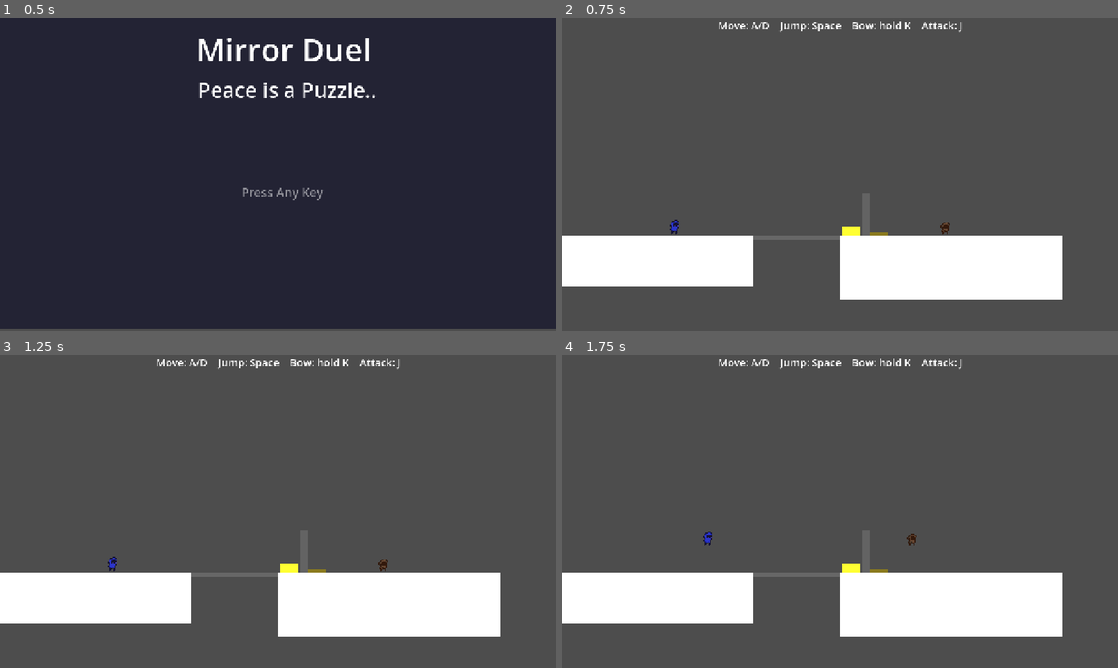
Above: before the commit, frames 1-4 (two rows, left to right).
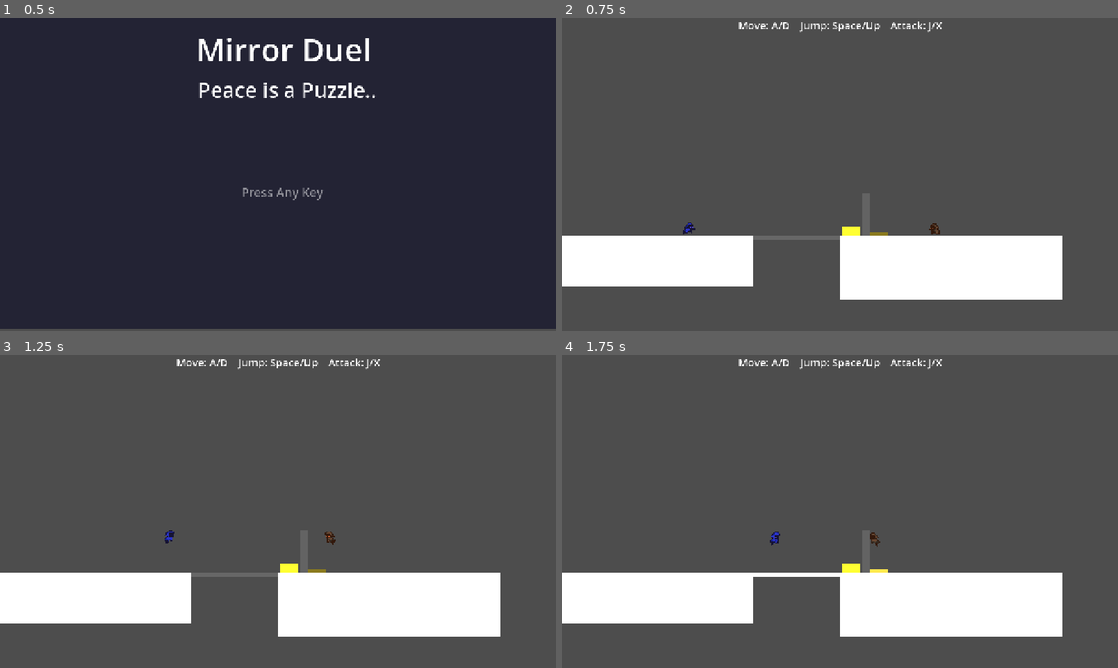
Above: after the commit, the same moments.

Repository: agn17/Mirror-Duel
Game: Godot game, scene res://Scenes/title.tscn
Two runs of this game, one before a commit and one after it. Both use one fixed random seed, a clock stepped at 60 frames per second and the inputs below.
Inputs:
- Up to frame 1 (0.5 s): no input
- Up to frame 2 (0.75 s): tap Enter at 0.5 s; hold D (move_right) from 0.53 s (still down); hold K (bow) from 0.53 s (still down); tap X (attack) at 0.6 s
- Up to frame 3 (1.25 s): keep holding D (move_right); keep holding K (bow); tap W (jump) at 0.77, 1.07 s
- Up to frame 4 (1.75 s): keep holding D (move_right); release K (bow) at 1.28 s; tap K (bow) at 1.35 s; tap W (jump) at 1.52, 1.55 s

Frame 1 is identical in both runs. In frame 2, 0.8% of the frame differs, in the area x 19-72%, y 1-70%; in frame 3, 0.8%; in frame 4, 1.0%, in the area x 25-72%, y 1-71%.

Commit message:
SFX and Title UI

Diff:
--- a/Scenes/fighter.tscn
+++ b/Scenes/fighter.tscn
@@ -2,6 +2,24 @@
 
 [ext_resource type="Script" uid="uid://cglv5d7mfbtst" path="res://Scripts/fighter.gd" id="1_3dnt7"]
 [ext_resource type="Texture2D" uid="uid://c43ngrd016e5e" path="res://Assets/platformer_metroidvania asset pack v1.01/herochar sprites(new)/herochar_spritesheet(new).png" id="1_huaqb"]
+[ext_resource type="Texture2D" uid="uid://bmxp2fk8f3w8b" path="res://Assets/platformer_metroidvania asset pack v1.01/herochar sprites(new)/herochar_attack_anim_strip_4(new).png" id="2_lx80f"]
+[ext_resource type="AudioStream" uid="uid://cu4ehee1jhxny" path="res://Sounds/freesound_community-running-in-grass-6237 (mp3cut.net).mp3" id="4_6p8wg"]
+
+[sub_resource type="AtlasTexture" id="AtlasTexture_3h1uq"]
+atlas = ExtResource("2_lx80f")
+region = Rect2(0, 0, 16, 16)
+
+[sub_resource type="AtlasTexture" id="AtlasTexture_mudqe"]
+atlas = ExtResource("2_lx80f")
+region = Rect2(16, 0, 16, 16)
+
+[sub_resource type="AtlasTexture" id="AtlasTexture_lnehm"]
+atlas = ExtResource("2_lx80f")
+region = Rect2(32, 0, 16, 16)
+
+[sub_resource type="AtlasTexture" id="AtlasTexture_dpe6r"]
+atlas = ExtResource("2_lx80f")
+region = Rect2(48, 0, 16, 16)
 
 [sub_resource type="AtlasTexture" id="AtlasTexture_3dnt7"]
 atlas = ExtResource("1_huaqb")
@@ -19,8 +37,61 @@
 atlas = ExtResource("1_huaqb")
 region = Rect2(48, 80, 16, 16)
 
+[sub_resource type="AtlasTexture" id="AtlasTexture_khrw8"]
+atlas = ExtResource("1_huaqb")
+region = Rect2(0, 112, 16, 16)
+
+[sub_resource type="AtlasTexture" id="AtlasTexture_0wtf0"]
+atlas = ExtResource("1_huaqb")
+region = Rect2(16, 112, 16, 16)
+
+[sub_resource type="AtlasTexture" id="AtlasTexture_0remu"]
+atlas = ExtResource("1_huaqb")
+region = Rect2(32, 112, 16, 16)
+
+[sub_resource type="AtlasTexture" id="AtlasTexture_m668j"]
+atlas = ExtResource("1_huaqb")
+region = Rect2(0, 16, 16, 16)
+
+[sub_resource type="AtlasTexture" id="AtlasTexture_bw1cg"]
+atlas = ExtResource("1_huaqb")
+region = Rect2(16, 16, 16, 16)
+
+[sub_resource type="AtlasTexture" id="AtlasTexture_q03vb"]
+atlas = ExtResource("1_huaqb")
+region = Rect2(32, 16, 16, 16)
+
+[sub_resource type="AtlasTexture" id="AtlasTexture_2tash"]
+atlas = ExtResource("1_huaqb")
+region = Rect2(48, 16, 16, 16)
+
+[sub_resource type="AtlasTexture" id="AtlasTexture_4xbd2"]
+atlas = ExtResource("1_huaqb")
+region = Rect2(64, 16, 16, 16)
+
+[sub_resource type="AtlasTexture" id="AtlasTexture_neouj"]
+atlas = ExtResource("1_huaqb")
+region = Rect2(80, 16, 16, 16)
+
 [sub_resource type="SpriteFrames" id="SpriteFrames_w5glg"]
 animations = [{
+"frames": [{
+"duration": 1.0,
+"texture": SubResource("AtlasTexture_3h1uq")
+}, {
+"duration": 1.0,
+"texture": SubResource("AtlasTexture_mudqe")
+}, {
+"duration": 1.0,
+"texture": SubResource("AtlasTexture_lnehm")
+}, {
+"duration": 1.0,
+"texture": SubResource("AtlasTexture_dpe6r")
+}],
+"loop": 1,
+"name": &"attack",
+"speed": 5.0
+}, {
 "frames": [{
 "duration": 1.0,
 "texture": SubResource("AtlasTexture_3dnt7")
@@ -35,8 +106,45 @@
 "texture": SubResource("AtlasTexture_enrk2")
 }],
 "loop": 1,
-"name": &"default",
+"name": &"idle",
 "speed": 5.0
+}, {
+"frames": [{
+"duration": 1.0,
+"texture": SubResource("AtlasTexture_khrw8")
+}, {
+"duration": 1.0,
+"texture": SubResource("AtlasTexture_0wtf0")
+}, {
+"duration": 1.0,
+"texture": SubResource("AtlasTexture_0remu")
+}],
+"loop": 1,
+"name": &"jump",
+"speed": 5.0
+}, {
+"frames": [{
+"duration": 1.0,
+"texture": SubResource("AtlasTexture_m668j")
+}, {
+"duration": 1.0,
+"texture": SubResource("AtlasTexture_bw1cg")
+}, {
+"duration": 1.0,
+"texture": SubResource("AtlasTexture_q03vb")
+}, {
+"duration": 1.0,
+"texture": SubResource("AtlasTexture_2tash")
+}, {
+"duration": 1.0,
+"texture": SubResource("AtlasTexture_4xbd2")
+}, {
+"duration": 1.0,
+"texture": SubResource("AtlasTexture_neouj")
+}],
+"loop": 1,
+"name": &"run",
+"speed": 7.0
 }]
 
 [sub_resource type="CapsuleShape2D" id="CapsuleShape2D_gnj45"]
@@ -56,8 +164,8 @@
 [node name="Body" type="AnimatedSprite2D" parent="." unique_id=1273138203]
 scale = Vector2(2, 2)
 sprite_frames = SubResource("SpriteFrames_w5glg")
-frame = 3
-frame_progress = 0.31353447
+animation = &"attack"
+autoplay = "idle"
 offset = Vector2(0, -11)
 
 [node name="CollisionShape2D" type="CollisionShape2D" parent="." unique_id=1736040572]
@@ -82,3 +190,6 @@
 [node name="CollisionShape2D" type="CollisionShape2D" parent="Hitbox" unique_id=1771546542]
 shape = SubResource("RectangleShape2D_3dnt7")
 debug_color = Color(0.8245359, 0.38539654, 0.2860556, 0.41960785)
+
+[node name="StepSound" type="AudioStreamPlayer2D" parent="." unique_id=115790794]
+stream = ExtResource("4_6p8wg")
--- a/Scenes/level.tscn
+++ b/Scenes/level.tscn
@@ -5,6 +5,11 @@
 [ext_resource type="PackedScene" uid="uid://ehs7wn8v0tns" path="res://Scenes/Player.tscn" id="1_k5f4k"]
 [ext_resource type="Script" uid="uid://x3pvdawbg6dr" path="res://Scripts/level.gd" id="1_wqkje"]
 [ext_resource type="PackedScene" uid="uid://bf5jxq3xcaljw" path="res://Scenes/MirrorEnemy.tscn" id="2_6phgx"]
+[ext_resource type="AudioStream" uid="uid://eyrt76c54nuh" path="res://Sounds/lumora_studios-pixel-jump-319167.mp3" id="6_oqgf2"]
+[ext_resource type="AudioStream" uid="uid://q1i8ycdcehmi" path="res://Sounds/universfield-punch-impact-hit-567196 (1).mp3" id="7_qxfql"]
+[ext_resource type="AudioStream" uid="uid://yv2duc0qf7fl" path="res://Sounds/hurt.wav" id="8_ha31o"]
+[ext_resource type="AudioStream" uid="uid://br8uhj1m6xopl" path="res://Sounds/milanwulf-click-button-166324.mp3" id="9_pa6b8"]
+[ext_resource type="AudioStream" uid="uid://dmvw2ld185wl3" path="res://Sounds/universfield-game-bonus-02-294436.mp3" id="10_crh0w"]
 
 [sub_resource type="RectangleShape2D" id="RectangleShape2D_51e2h"]
 size = Vector2(440, 118)
@@ -29,6 +34,15 @@
 
 [node name="Level" type="Node2D" unique_id=1198996697]
 script = ExtResource("1_wqkje")
+
+[node name="Player" parent="." unique_id=1092957045 instance=ExtResource("1_k5f4k")]
+position = Vector2(250, 500)
+
+[node name="MirrorEnemy" parent="." unique_id=194339338 instance=ExtResource("2_6phgx")]
+position = Vector2(900, 500)
+
+[node name="Camera2D" type="Camera2D" parent="." unique_id=1274568679]
+anchor_mode = 0
 
 [node name="Groundleft" type="StaticBody2D" parent="." unique_id=231598618]
 collision_mask = 0
@@ -122,22 +136,7 @@
 position = Vector2(576, 730)
 shape = SubResource("RectangleShape2D_0f350")
 
-[node name="Player" parent="." unique_id=1092957045 instance=ExtResource("1_k5f4k")]
-position = Vector2(250, 500)
-
-[node name="MirrorEnemy" parent="." unique_id=194339338 instance=ExtResource("2_6phgx")]
-position = Vector2(900, 500)
-
 [node name="UI" type="CanvasLayer" parent="." unique_id=481550289]
-
-[node name="Message" type="Label" parent="UI" unique_id=1471647646]
-offset_left = 540.0
-offset_top = 229.0
-offset_right = 580.0
-offset_bottom = 296.0
-theme_override_font_sizes/font_size = 48
-horizontal_alignment = 1
-vertical_alignment = 1
 
 [node name="Hint" type="Label" parent="UI" unique_id=526275167]
 anchors_preset = 5
@@ -149,17 +148,49 @@
 grow_horizontal = 2
 theme_override_font_sizes/font_size = 24
 
-[node name="Camera2D" type="Camera2D" parent="." unique_id=1274568679]
-anchor_mode = 0
+[node name="Dim" type="ColorRect" parent="UI" unique_id=253266732]
+anchors_preset = 15
+anchor_right = 1.0
+anchor_bottom = 1.0
+grow_horizontal = 2
+grow_vertical = 2
+mouse_filter = 2
+color = Color(0.029506557, 0.029506557, 0.029506557, 1)
+
+[node name="Winbox" type="VBoxContainer" parent="UI" unique_id=1548888633]
+visible = false
+offset_top = 3.0
+offset_right = 446.0
+offset_bottom = 134.0
+alignment = 1
+
+[node name="Title" type="Label" parent="UI/Winbox" unique_id=576725812]
+layout_mode = 2
+theme_override_font_sizes/font_size = 56
+text = "Nobody got hurt"
+
+[node name="Stat" type="Label" parent="UI/Winbox" unique_id=504620939]
+layout_mode = 2
+theme_override_font_sizes/font_size = 26
+
+[node name="Prompt" type="Label" parent="UI/Winbox" unique_id=1547598542]
+layout_mode = 2
+theme_override_font_sizes/font_size = 24
+text = "Press Any Key"
 
 [node name="Sfx" type="Node" parent="." unique_id=461407547]
 
 [node name="Jump" type="AudioStreamPlayer2D" parent="Sfx" unique_id=1432473016]
+stream = ExtResource("6_oqgf2")
 
 [node name="Attack" type="AudioStreamPlayer2D" parent="Sfx" unique_id=1066761190]
+stream = ExtResource("7_qxfql")
 
 [node name="Hit" type="AudioStreamPlayer2D" parent="Sfx" unique_id=1168080525]
+stream = ExtResource("8_ha31o")
 
 [node name="Plate" type="AudioStreamPlayer2D" parent="Sfx" unique_id=266323010]
+stream = ExtResource("9_pa6b8")
 
 [node name="Win" type="AudioStreamPlayer2D" parent="Sfx" unique_id=4897425]
+stream = ExtResource("10_crh0w")
--- a/Scripts/fighter.gd
+++ b/Scripts/fighter.gd
@@ -12,14 +12,15 @@
 @export var gravity := 1100.0
 @export var max_health := 3
 
+var step_timer := 0.0
+@onready var step_sound: AudioStreamPlayer2D = $StepSound
 var health: int
 var facing := Vector2.RIGHT
 var attack_cooldown := 0.0
 var invuln := 0.0
-var bowing := false
 var coyote := 0.0
 var jump_buffer := 0.0
-
+var attacking:=false
 @onready var hitbox: Area2D = $Hitbox
 
 func _ready() -> void:
@@ -28,14 +29,8 @@
 	hitbox.area_entered.connect(_on_hitbox_area_entered)
 
 func apply_frame(f: Dictionary, delta: float) -> void:
-	if jump_buffer > 0.0 and coyote > 0.0 and not bowing:
-		velocity.y = jump_velocity
-		coyote = 0.0
-		jump_buffer = 0.0
-		jumped.emit()
 	attack_cooldown = max(0.0, attack_cooldown - delta)
 	invuln = max(0.0, invuln - delta)
-	bowing = f.bow and is_on_floor()
 
 	if is_on_floor():
 		coyote = 0.1
@@ -44,27 +39,58 @@
 		velocity.y += gravity * delta
 	jump_buffer = 0.1 if f.jump else jump_buffer - delta
 
-	velocity.x = 0.0 if bowing else f.x * speed
-	if jump_buffer > 0.0 and coyote > 0.0 and not bowing:
+	velocity.x = f.x * speed
+	if jump_buffer > 0.0 and coyote > 0.0:
 		velocity.y = jump_velocity
 		coyote = 0.0
 		jump_buffer = 0.0
+		jumped.emit()
 
-	if f.x != 0.0 and not bowing:
+	if f.x != 0.0:
 		facing = Vector2(sign(f.x), 0)
 	move_and_slide()
 
-	if f.attack and attack_cooldown == 0.0 and not bowing:
+	if f.attack and attack_cooldown == 0.0:
 		_do_attack()
+		_do_attack()
+	_update_animation()
+	_update_steps(delta)
+
+func _update_animation() -> void:
+	if attacking:
+		_play("attack")
+	elif not is_on_floor():
+		_play("jump")
+	elif abs(velocity.x)>1.0:
+		_play("run")
+	else:
+		_play("idle")
+	sprite.flip_h=facing.x<0.0
+
+func _play(anim:String)-> void:
+	if sprite.animation!=anim:
+		sprite.play(anim)
+
+func _update_steps(delta: float) -> void:
+	if is_on_floor() and abs(velocity.x) > 1.0:
+		step_timer -= delta
+		if step_timer <= 0.0:
+			step_timer = 0.3
+			step_sound.pitch_scale = randf_range(0.9, 1.1)
+			step_sound.play()
+	else:
+		step_timer = 0.0
 
 func _do_attack() -> void:
 	attack_cooldown = 0.5
+	attacking = true
 	hitbox.position = Vector2(facing.x * 40.0, -22.0)
 	hitbox.set_deferred("monitoring", true)
 	attacked.emit()
 	await get_tree().create_timer(0.15).timeout
 	hitbox.set_deferred("monitoring", false)
-
+	await get_tree().create_timer(0.1).timeout
+	attacking = false
 func _on_hitbox_area_entered(area: Area2D) -> void:
 	var target = area.get_parent()
 	if target != self and target is Fighter:
--- a/Scripts/level.gd
+++ b/Scripts/level.gd
@@ -9,10 +9,14 @@
 @onready var player: Fighter = $Player
 @onready var enemy: Fighter = $MirrorEnemy
 @onready var exit_pad: Area2D = $ExitPad
-@onready var message: Label = $UI/Message
 @onready var hint: Label = $UI/Hint
 @onready var cam: Camera2D = $Camera2D
 @onready var plate_rect: ColorRect = $Plate/ColorRect
+@onready var dim: ColorRect = $UI/Dim
+@onready var win_box: VBoxContainer = $UI/Winbox
+@onready var win_title: Label = $UI/Winbox/Title
+@onready var win_stats: Label = $UI/Winbox/Stat
+@onready var win_prompt: Label = $UI/Winbox/Prompt
 
 var hold := 0.0
 var finished := false
@@ -20,7 +24,8 @@
 var attack_count := 0
 
 func _ready() -> void:
-	message.text = ""
+	dim.modulate.a = 0.0
+	win_box.visible = false
 	plate_rect.color = Color("8a7a1e")
 
 	player.frame_ready.connect(enemy.mirror_frame)
@@ -34,7 +39,7 @@
 	$Killzone.body_entered.connect(func(_b): _lose())
 
 	if Game.deaths == 0:
-		_show_hint("Move: A/D    Jump: Space    Bow: hold K    Attack: J", 6.0)
+		_show_hint("Move: A/D    Jump: Space/Up    Attack: J/X", 6.0)
 	else:
 		var i := mini(Game.deaths - 1, FAIL_HINTS.size() - 1)
 		_show_hint(FAIL_HINTS[i], 5.0)
@@ -42,7 +47,7 @@
 func _physics_process(delta: float) -> void:
 	if finished:
 		return
-	if exit_pad.overlaps_body(player) and player.bowing and enemy.bowing:
+	if exit_pad.overlaps_body(player): #and player.attacking and enemy.attacking:
 		hold += delta
 	else:
 		hold = 0.0
@@ -82,10 +87,33 @@
 	finished = true
 	player.set_physics_process(false)
 	$Sfx/Win.play()
-	message.text = "Nobody got hurt.\nYou attacked %d times.\n\nPress any key" % attack_count
-	await get_tree().create_timer(1.0).timeout
+
+	win_title.text = "Nobody got hurt."
+	if attack_count == 0:
+		win_stats.text = "A true pacifist."
+	else:
+		win_stats.text = "You attacked %d time%s." % [attack_count, "" if attack_count == 1 else "s"]
+
+	for l in [win_title, win_stats, win_prompt]:
+		l.modulate.a = 0.0
+	win_box.visible = true
+
+	# Title pops in from slightly smaller
+	win_title.pivot_offset = win_title.size / 2.0
+	win_title.scale = Vector2(0.8, 0.8)
+	create_tween().tween_property(win_title, "scale", Vector2.ONE, 0.6) \
+		.set_trans(Tween.TRANS_BACK).set_ease(Tween.EASE_OUT)
+
+	# Sequence: dim, title, stats, prompt
+	var t := create_tween()
+	t.tween_property(dim, "modulate:a", 0.6, 0.5)
+	t.tween_property(win_title, "modulate:a", 1.0, 0.6)
+	t.tween_interval(0.3)
+	t.tween_property(win_stats, "modulate:a", 1.0, 0.5)
+	t.tween_interval(0.6)
+	t.tween_property(win_prompt, "modulate:a", 1.0, 0.4)
+	await t.finished
 	can_restart = true
-
 func _lose() -> void:
 	if finished:
 		return
--- a/Scripts/player.gd
+++ b/Scripts/player.gd
@@ -7,7 +7,6 @@
 		"x": Input.get_axis("move_left", "move_right"),
 		"jump": Input.is_action_just_pressed("jump"),
 		"attack": Input.is_action_just_pressed("attack"),
-		"bow": Input.is_action_pressed("bow"),
 	}
 	apply_frame(f, delta)
 	frame_ready.emit(f)
Not shown, added: Sounds/freesound_community-running-in-grass-6237 (mp3cut.net).mp3.import
Not shown, added: Sounds/hurt.wav.import
Not shown, added: Sounds/lumora_studios-pixel-jump-319167.mp3.import
Not shown, added: Sounds/milanwulf-click-button-166324.mp3.import
Not shown, added: Sounds/universfield-game-bonus-02-294436.mp3.import
Not shown, added: Sounds/universfield-punch-impact-hit-567196 (1).mp3.import
Not shown, added: Sounds/freesound_community-running-in-grass-6237 (mp3cut.net).mp3
Not shown, added: Sounds/hurt.wav
Not shown, added: Sounds/lumora_studios-pixel-jump-319167.mp3
Not shown, added: Sounds/milanwulf-click-button-166324.mp3
Not shown, added: Sounds/universfield-game-bonus-02-294436.mp3
Not shown, added: Sounds/universfield-punch-impact-hit-567196 (1).mp3
